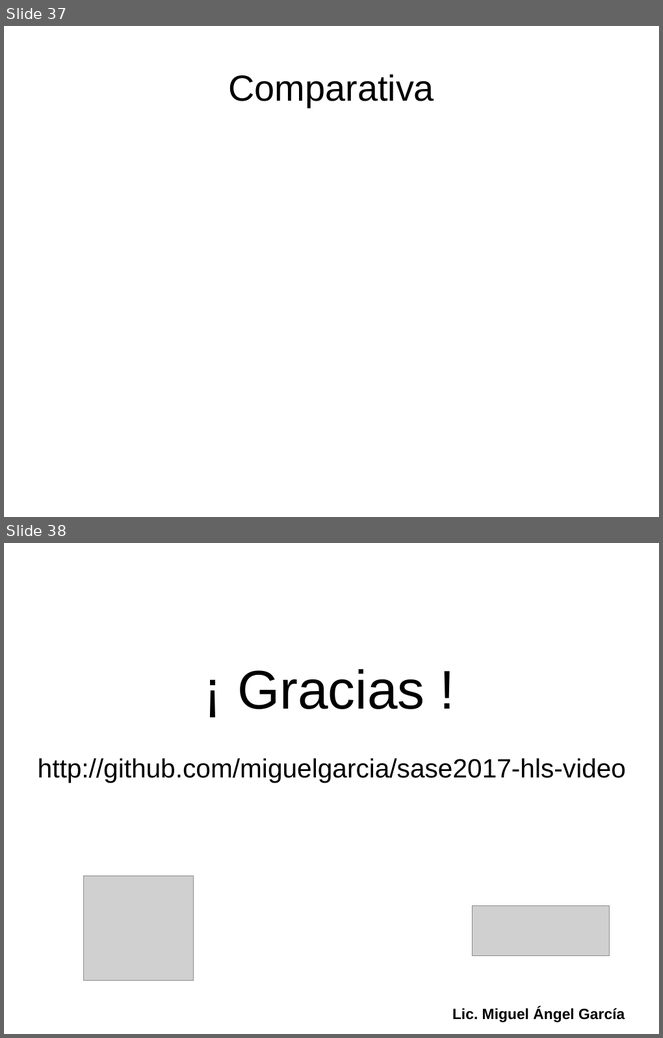
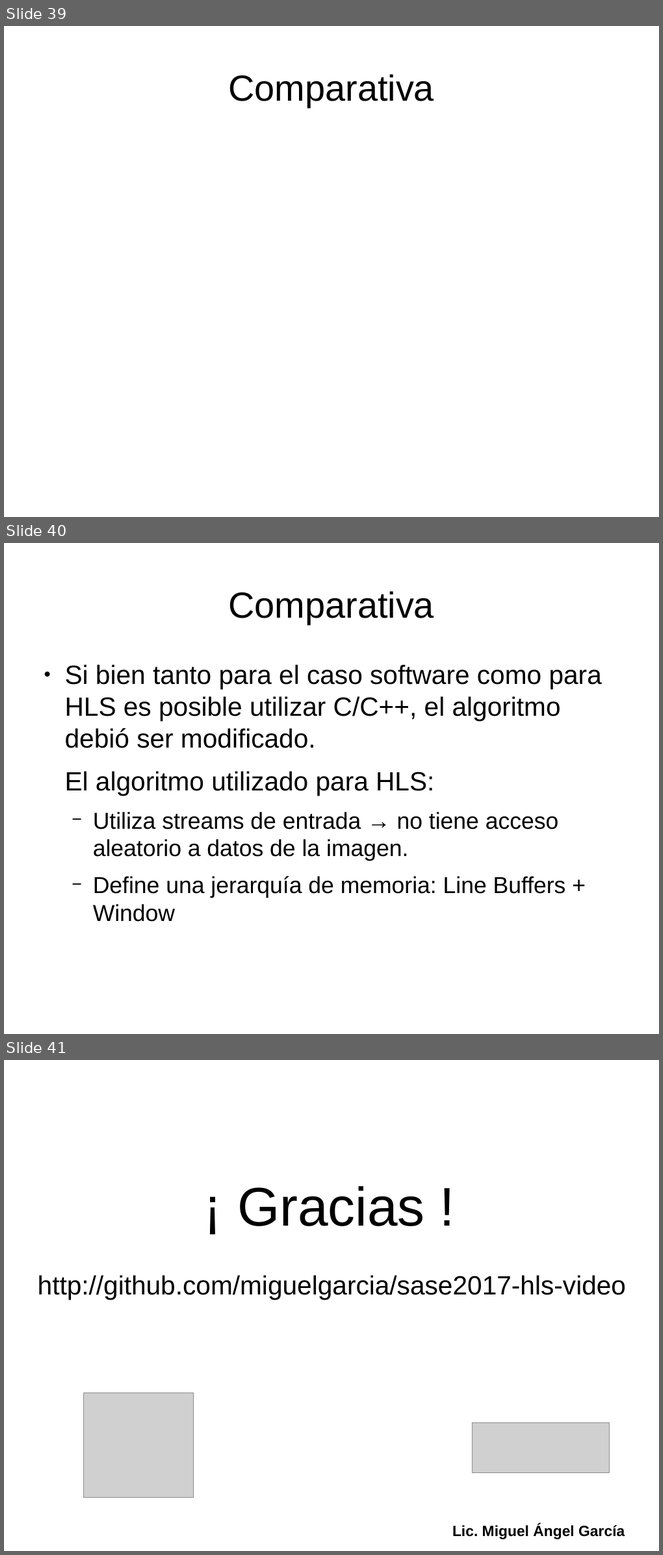
Before and after one commit to miguelgarcia/sase2017-hls-video, a slide deck: presentacion.odp. Shown one above the other, each under a label of ours: slides 37 and 38 before the commit, slides 39, 40 and 41 after it. The pictures are 663x1038 and 663x1555 pixels, drawn with LibreOffice and Linux fonts; fonts in the diff are those of the drawing; grey boxes stand for pictures. Boxes give left, top, right and bottom in pixels: in the first picture for what was removed or moved away, otherwise in the second. Text is boxed around its words. In the diff, an @@ line names an element or a change of style, - is before the commit and + after.

```diff
--- a/presentacion.odp
+++ b/presentacion.odp
@@ slide 40 added at [4, 543, 659, 1034], background #FFFFFF @@
@@ title added at [228, 591, 434, 624], 44 pt, text #000000 @@
+Comparativa
@@ text added at [65, 665, 602, 922], 32 pt, text #000000 @@
+● Si bien tanto para el caso software como para HLS es posible utilizar C/C++, el algoritmo debió ser modificado.
+El algoritmo utilizado para HLS:
+  − Utiliza streams de entrada → no tiene acceso aleatorio a datos de la imagen.
+  − Define una jerarquía de memoria: Line Buffers + Window
@@ what was slide 37 is now slide 39 @@
@@ what was slide 38 is now slide 41 @@
```
Also in this commit, not shown: 17 slides changed, 4 other slides added, 2 slides removed.
